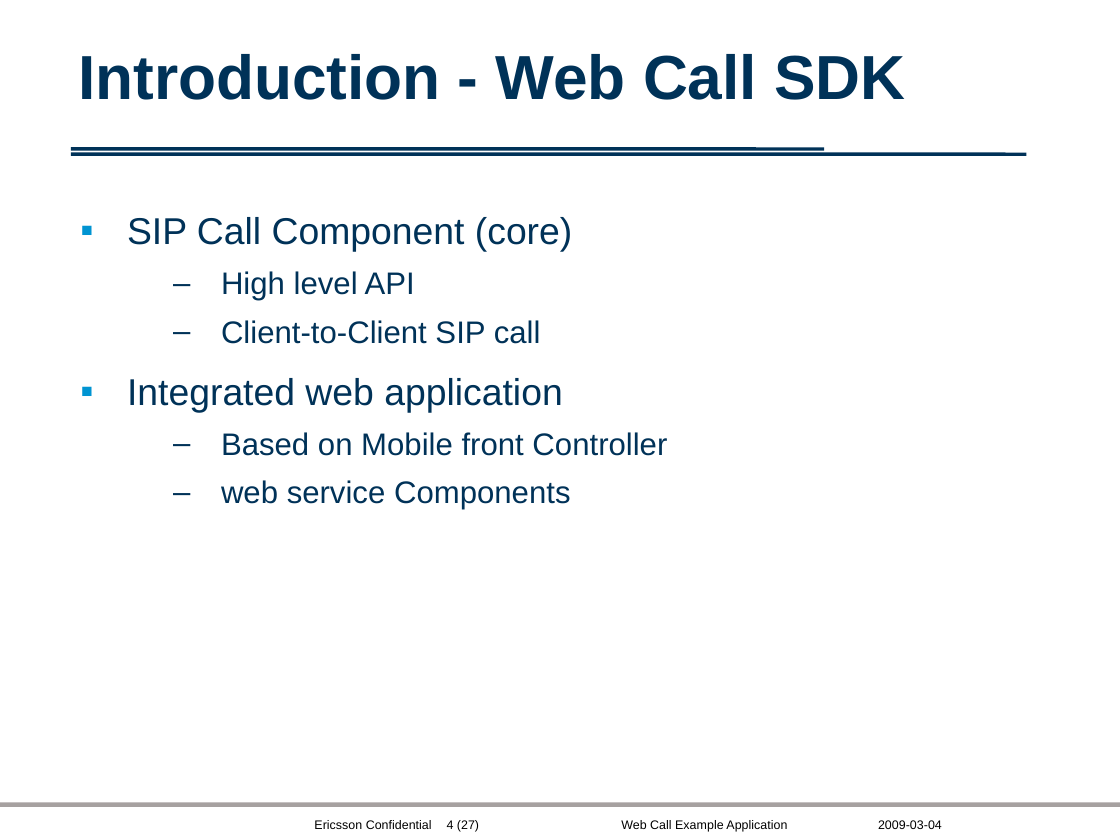
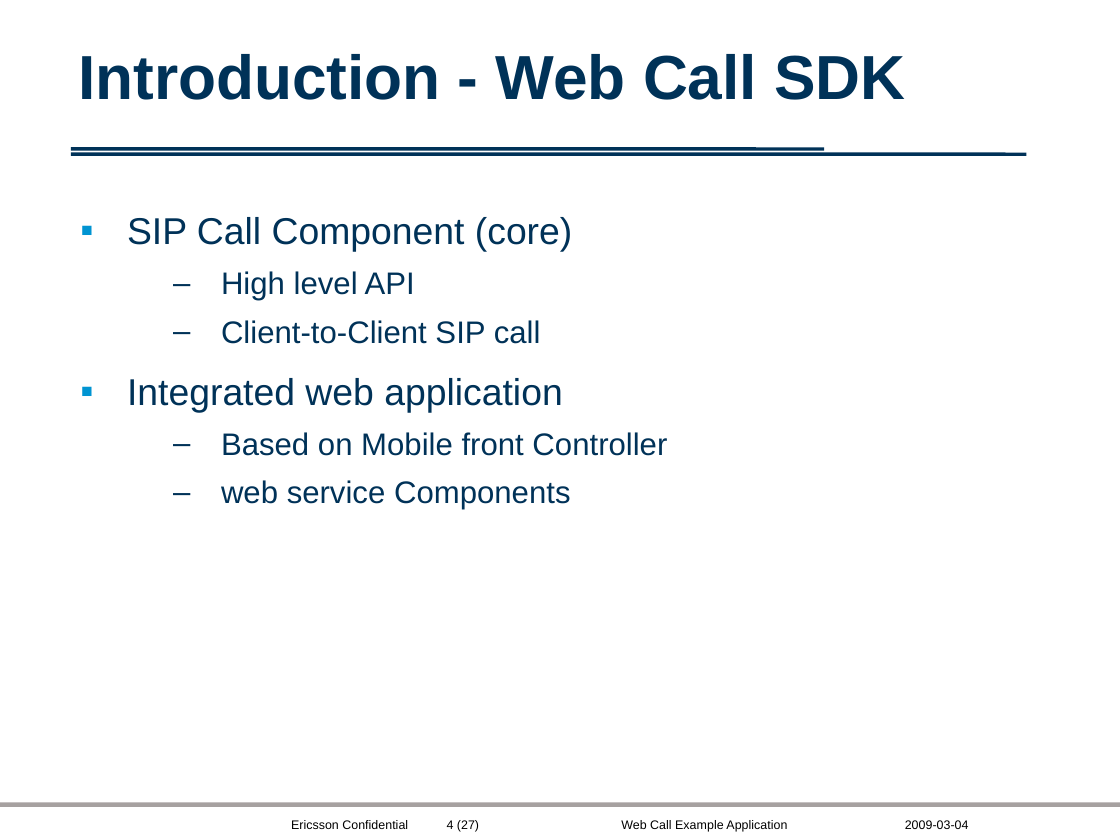
Before and after one commit to shanboli/shanbolihomepage, a slide deck: slide 4 of master_thesis/ref_docs/Web_Call_Example_Application.ppt. Drawn at 1120x840 pixels with LibreOffice and Linux fonts; fonts in the diff are those of the drawing; background and template pictures are left out. Boxes give left, top, right and bottom in pixels: in the first picture for what was removed or moved away, otherwise in the second. Text is boxed around its words. In the diff, an @@ line names an element or a change of style, - is before the commit and + after.

```diff
--- a/master_thesis/ref_docs/Web_Call_Example_Application.ppt
+++ b/master_thesis/ref_docs/Web_Call_Example_Application.ppt
@@ text "Ericsson Confidential": place and size @@
-text "Ericsson Confidential" at (314, 820, 432, 829)
+text "Ericsson Confidential" at (291, 820, 408, 829)
@@ text "2009-03-04": place and size @@
-text "2009-03-04" at (878, 820, 942, 829)
+text "2009-03-04" at (905, 820, 969, 829)
```
Also in this commit, not shown: 24 other slides changed, 1 slide added, 1 slide removed, 11 other files.
